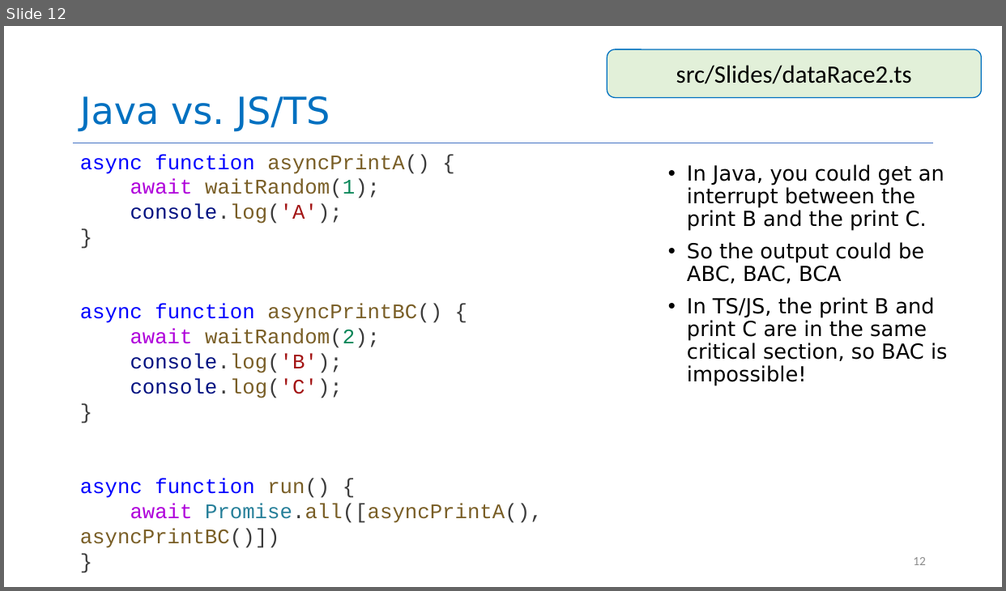
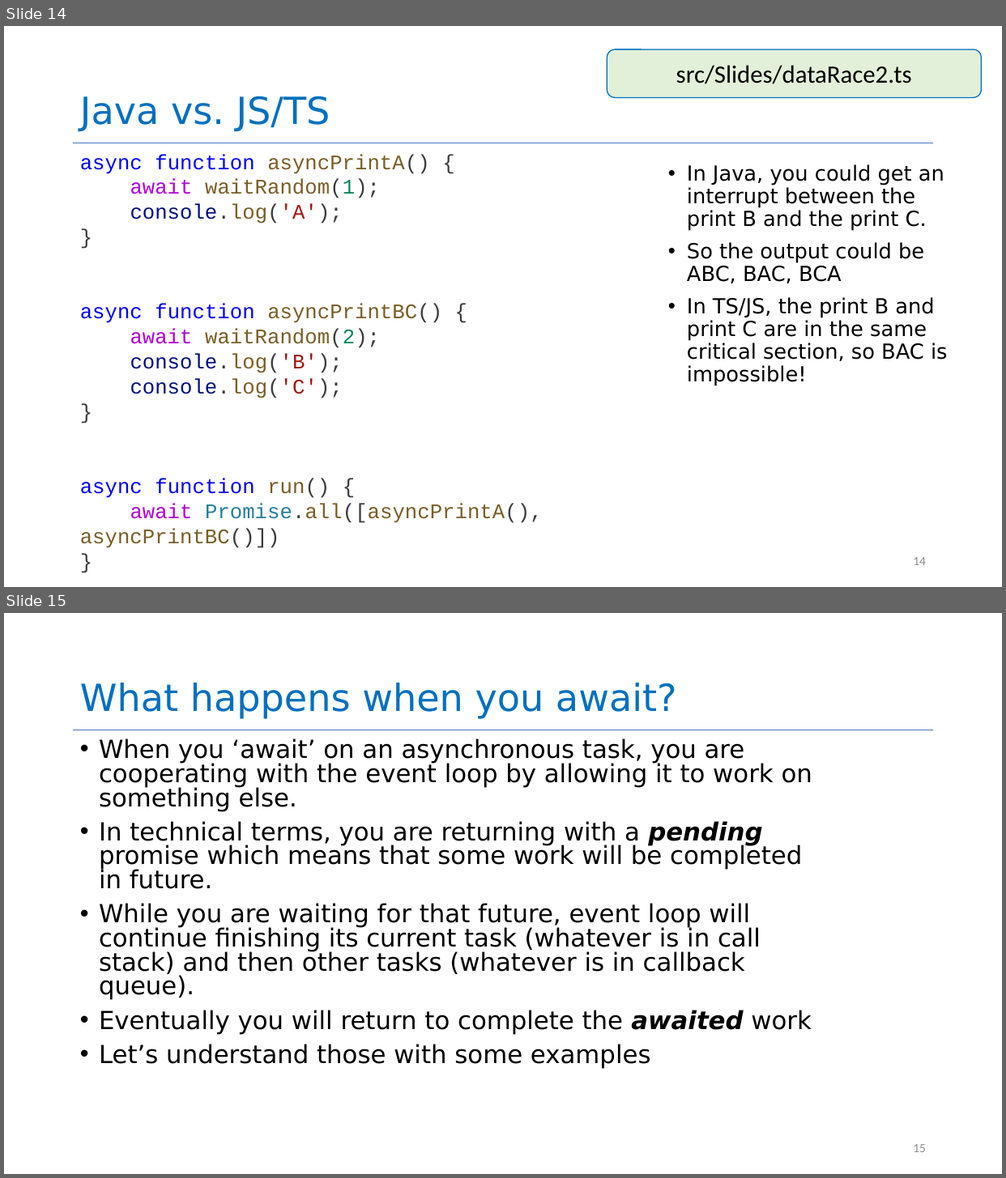
Before and after one commit to neu-se/CS4530-Summer-2026, a slide deck: Slides/Module 08 Concurrency Patterns in Typescript.pptx. Shown one above the other, each under a label of ours: slide 12 before the commit, slides 14 and 15 after it. The pictures are 1006x591 and 1006x1178 pixels, drawn with LibreOffice and Linux fonts; fonts in the diff are those of the drawing. Boxes give left, top, right and bottom in pixels: in the first picture for what was removed or moved away, otherwise in the second. Text is boxed around its words. In the diff, an @@ line names an element or a change of style, - is before the commit and + after.

Commit message:
tweaked async slides with new examples

```diff
--- a/Slides/Module 08 Concurrency Patterns in Typescript.pptx
+++ b/Slides/Module 08 Concurrency Patterns in Typescript.pptx
@@ slide 15 added at (4, 613, 1002, 1174), background #FFFFFF; not listed: 1 template element that a slide beside it also shows @@
@@ title added at (80, 683, 677, 719), 36 pt, text #0070C0 @@
+What happens when you await?
@@ text added at (99, 739, 812, 1069), 24 pt, text #000000 @@
+• When you ‘await’ on an asynchronous task, you are cooperating with the event loop by allowing it to work on something else.
+• In technical terms, you are returning with a pending promise which means that some work will be completed in future.
+• While you are waiting for that future, event loop will continue finishing its current task (whatever is in call stack) and then other tasks (whatever is in callback queue).
+• Eventually you will return to complete the awaited work
+• Let’s understand those with some examples
@@ page number added at (913, 1144, 926, 1152), 12 pt, text #8C8C8C @@
+15
@@ what was slide 12 is now slide 14 @@
@@ page number at (913, 557, 926, 565): text changed @@
-12
+14
```
Also in this commit, not shown: 6 slides changed, 5 other slides added, 1 other file.
